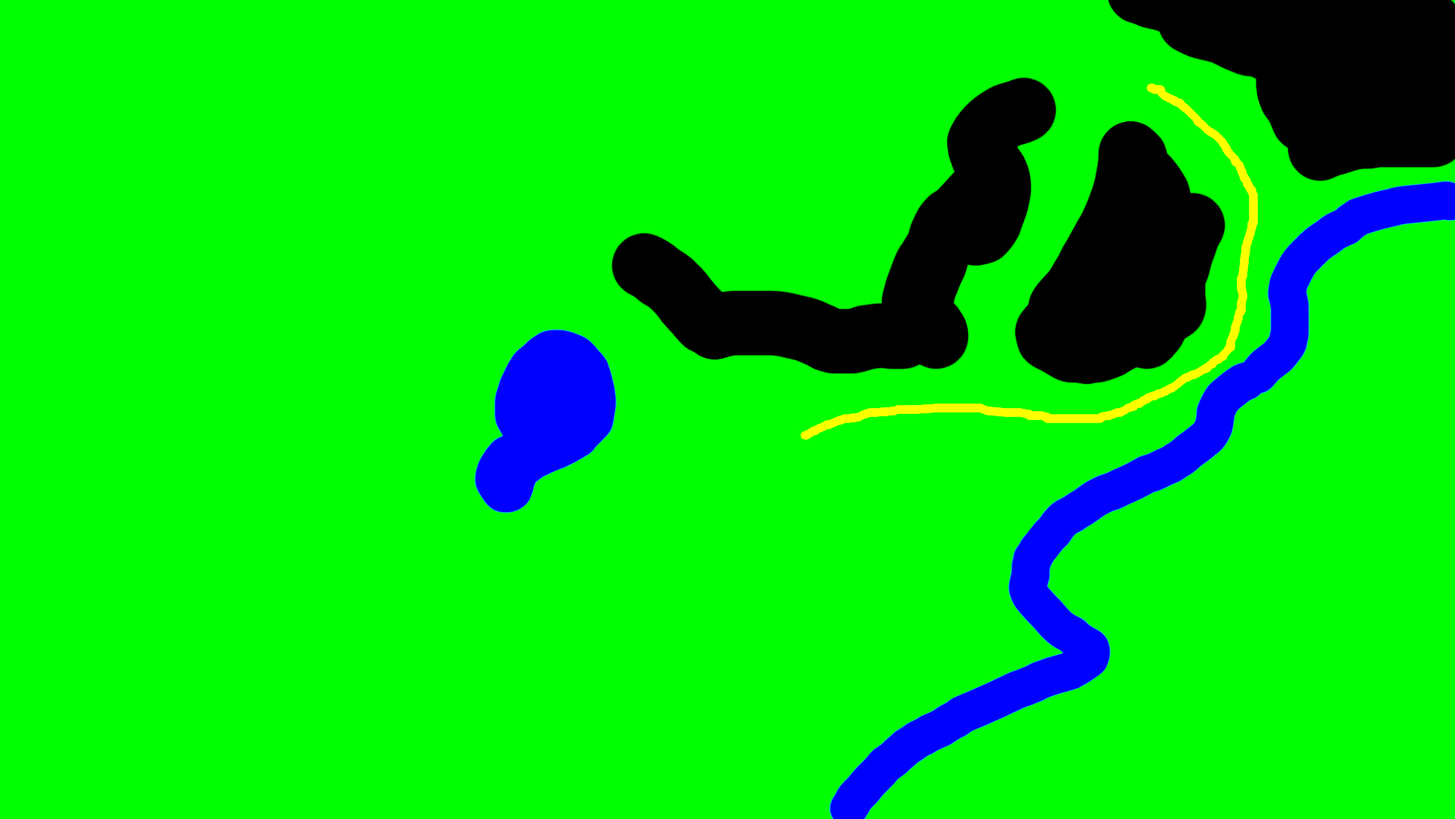
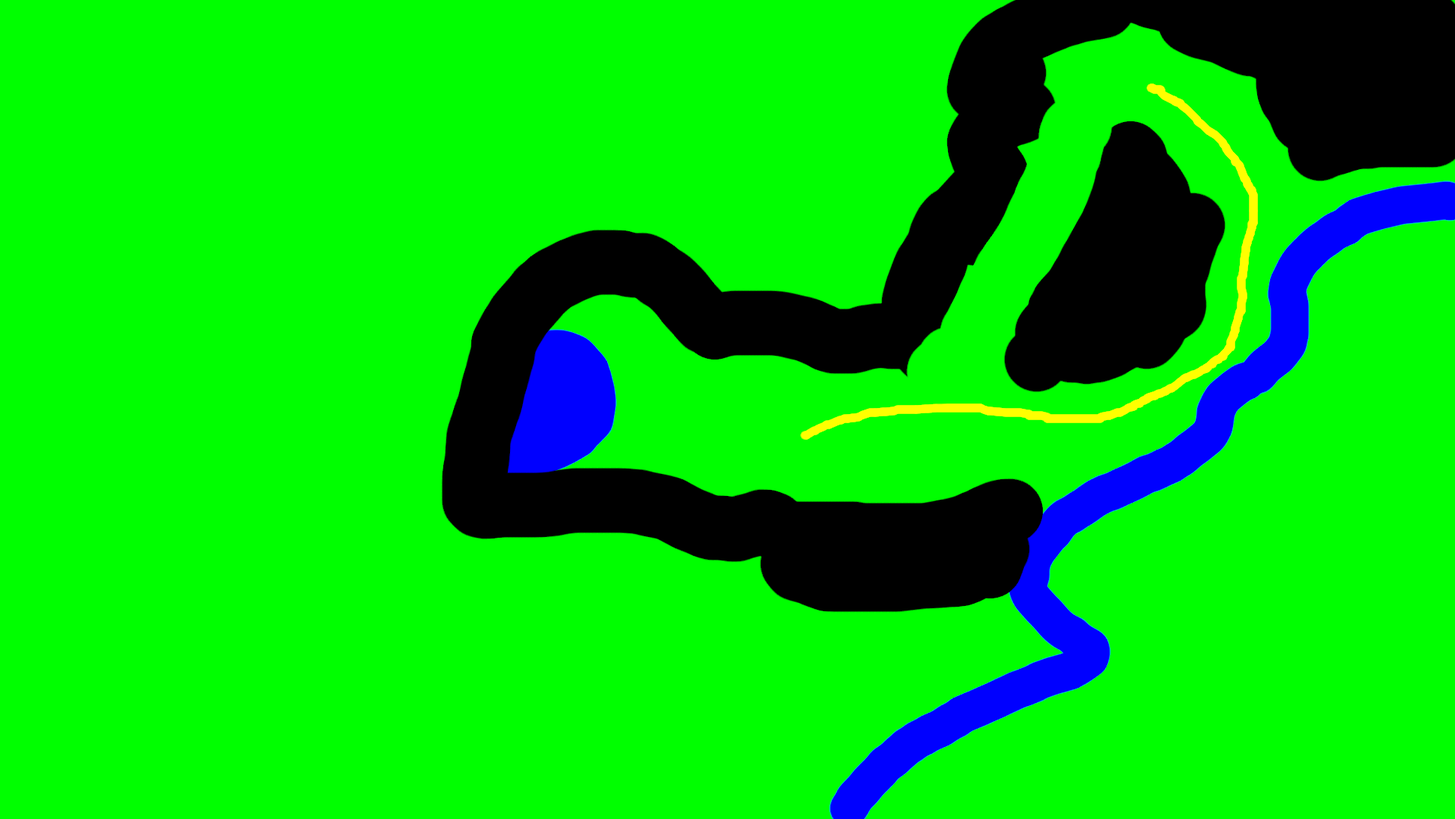
Layers edited between the first and the second w=1455, h=819 image:
painted on "Background" over [441, 0, 1132, 613]
